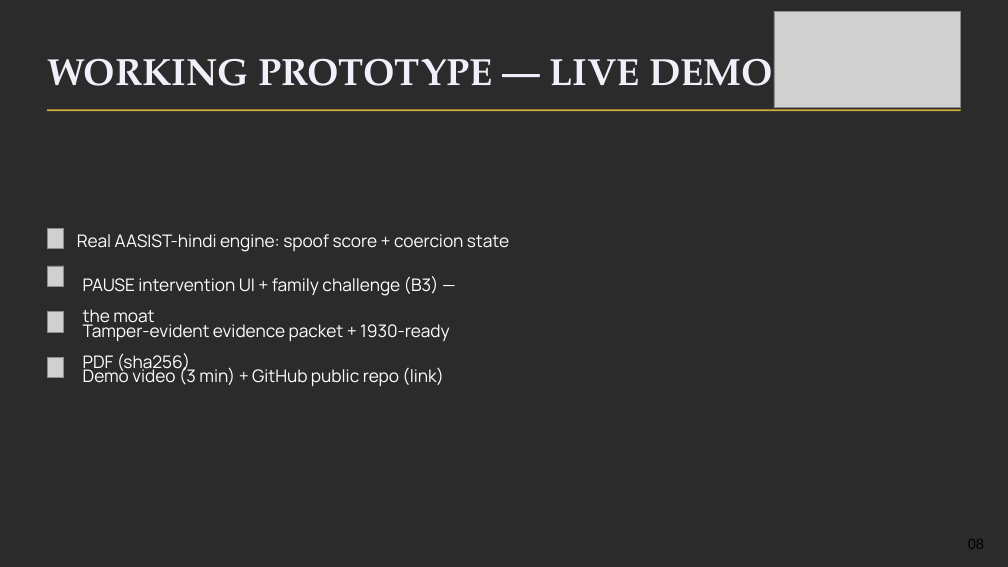
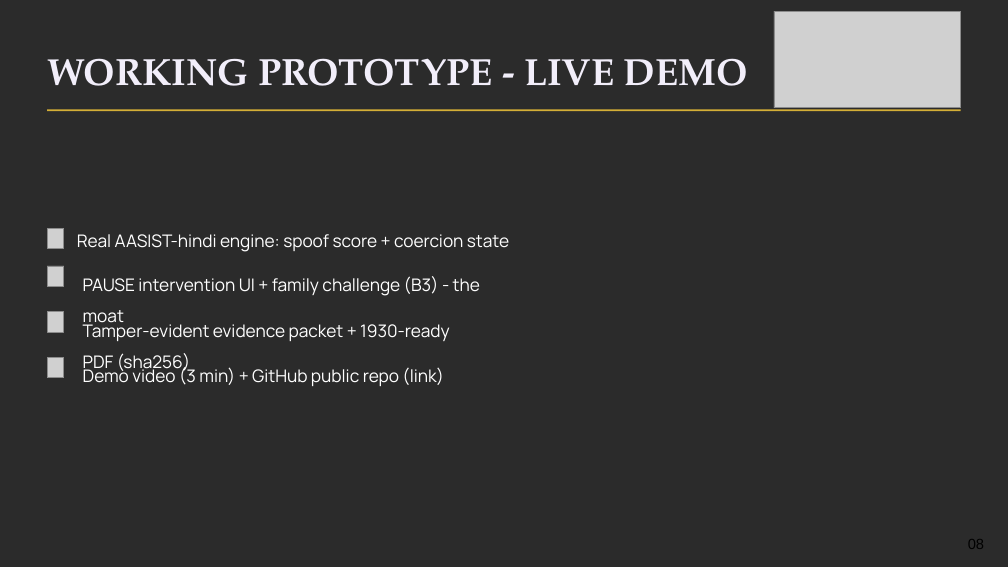
Before and after one commit to harshgounder/eldershield, a slide deck: slide 8 of assets/Kavach_IIC3_deck_v2.pptx. Drawn at 1008x567 pixels with LibreOffice and Linux fonts; fonts in the diff are those of the drawing; grey boxes stand for pictures; background and template pictures are left out; a plain dark background stands for a picture behind light text. Boxes give left, top, right and bottom in pixels: in the first picture for what was removed or moved away, otherwise in the second. Text is boxed around its words. In the diff, an @@ line names an element or a change of style, - is before the commit and + after.

Commit message:
hygiene: strip machine paths and venv refs, remove em dashes from tracked text, fix deck XML dashes (v1/v2)

```diff
--- a/assets/Kavach_IIC3_deck_v2.pptx
+++ b/assets/Kavach_IIC3_deck_v2.pptx
@@ text at [47,58,748,86]: text changed @@
-WORKING PROTOTYPE — LIVE DEMO
+WORKING PROTOTYPE - LIVE DEMO
@@ text at [83,276,480,328]: text changed @@
-PAUSE intervention UI + family challenge (B3) — the moat
+PAUSE intervention UI + family challenge (B3) - the moat
```
Also in this commit, not shown: 7 other slides changed, 39 other files.
